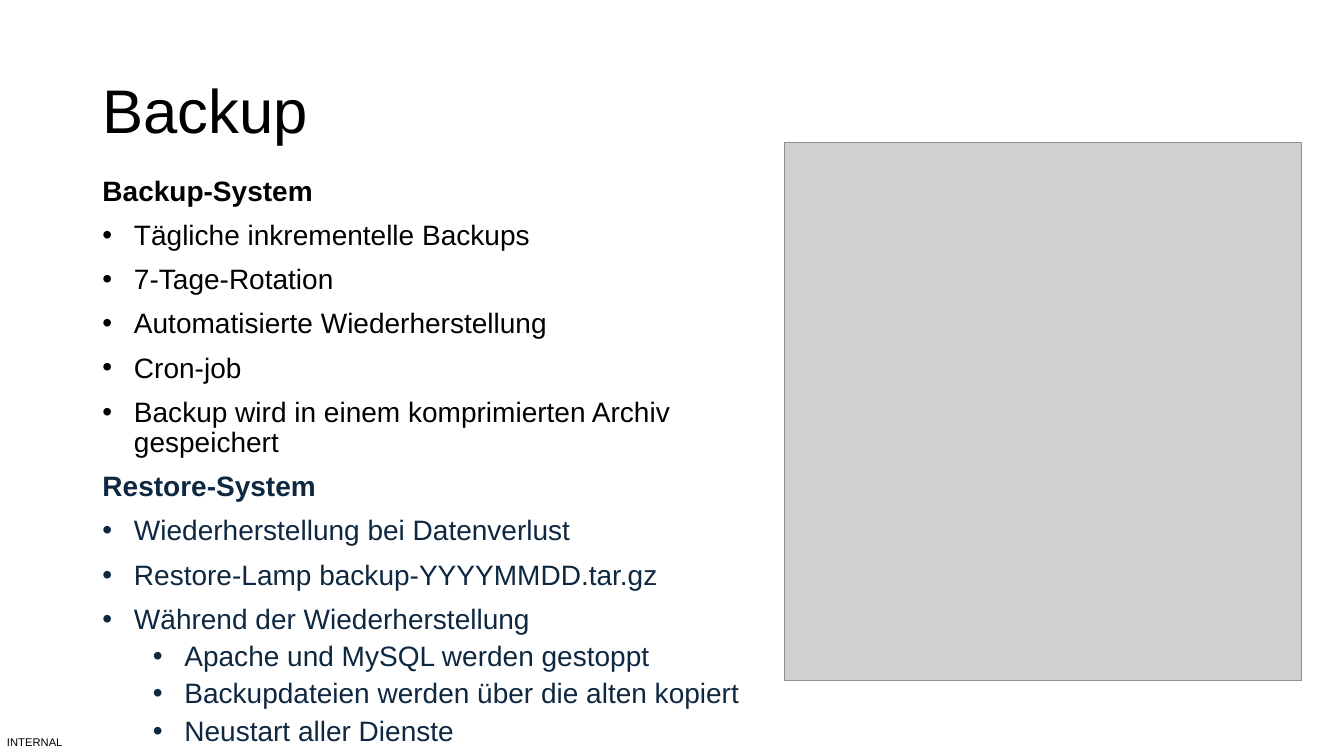
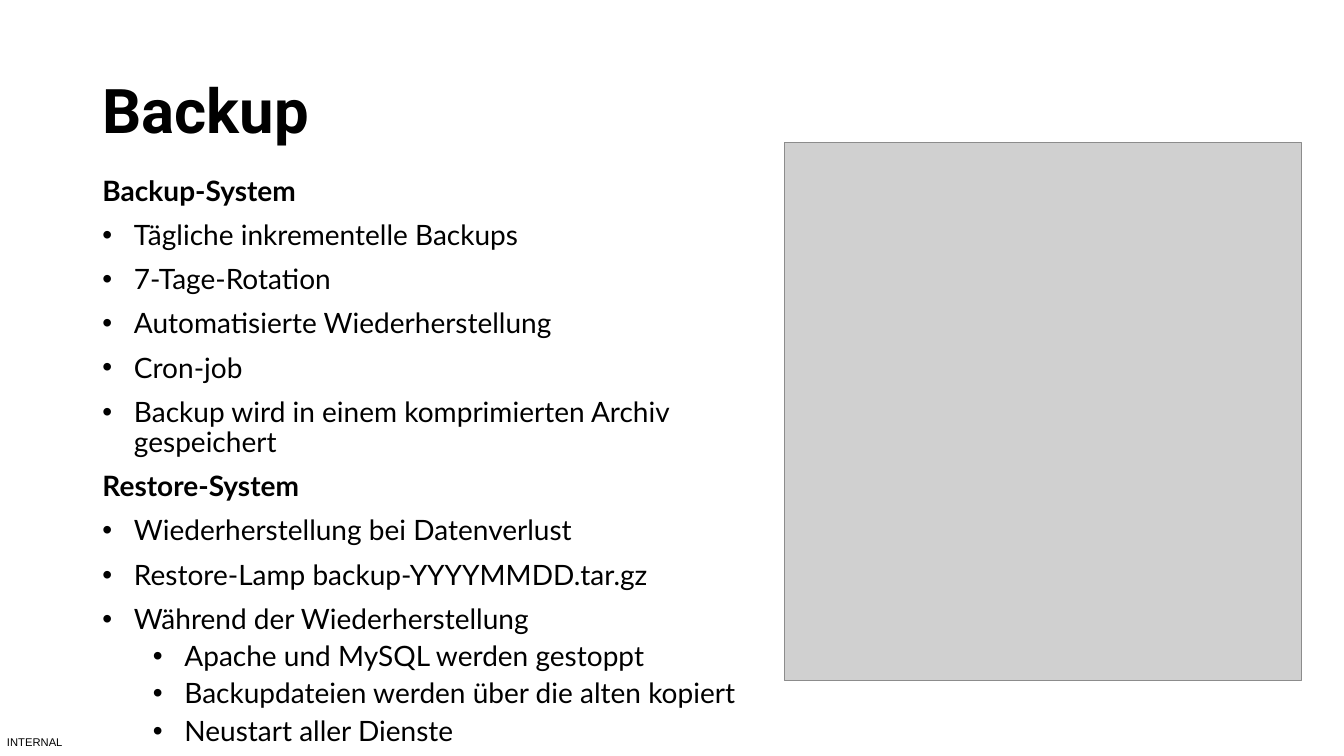
Before and after one commit to BBS2EMDBSEF/Gruppe-C, a slide deck: slide 11 of Dokumentation/Lernfeld 12 Projekt.pptx. Drawn at 1344x756 pixels with LibreOffice and Linux fonts; fonts in the diff are those of the drawing; grey boxes stand for pictures. Boxes give left, top, right and bottom in pixels: in the first picture for what was removed or moved away, otherwise in the second. Text is boxed around its words. In the diff, an @@ line names an element or a change of style, - is before the commit and + after.

Commit message:
Font

```diff
--- a/Dokumentation/Lernfeld 12 Projekt.pptx
+++ b/Dokumentation/Lernfeld 12 Projekt.pptx
@@ title "Backup" at bbox=[102, 86, 308, 146]: font Arial to Roboto, bold on @@
@@ text "Backup-System" at bbox=[102, 180, 735, 742]: font Arial to Lato; text colour #0E2841 to #000000 in "Restore-System", "Wiederherstellung bei Datenverlust", "Restore-Lamp backup-YYYYMMDD.tar.gz", "Während der Wiederherstellung" and 3 more places @@
```
Also in this commit, not shown: 13 other slides changed.
